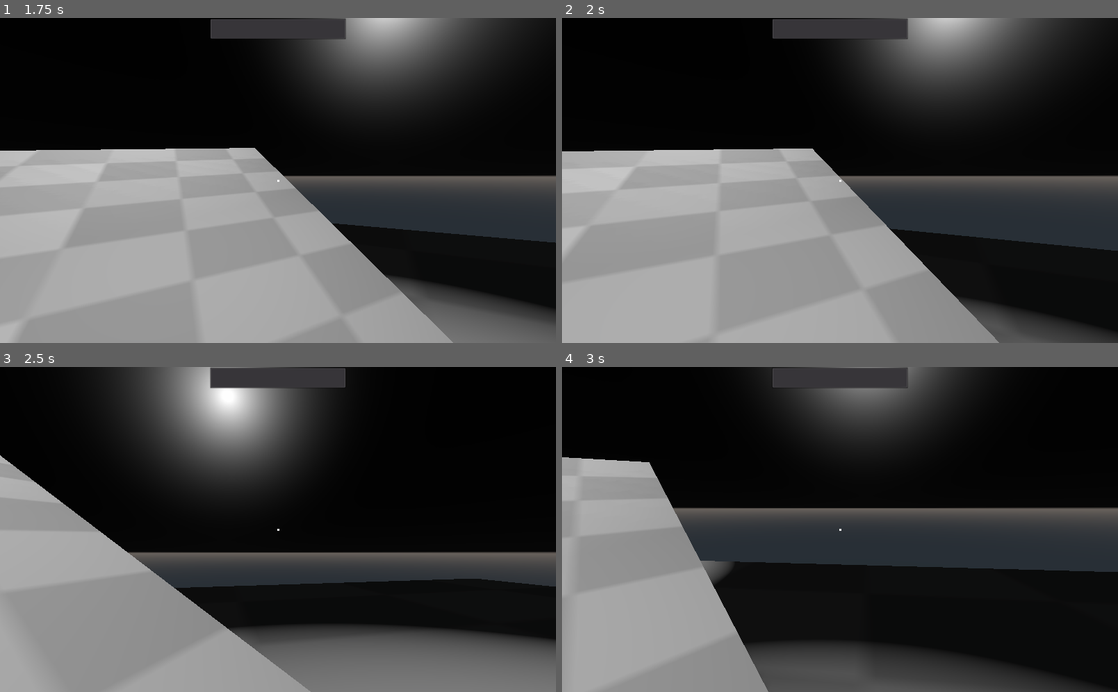
Above: before the commit, frames 1-4 (two rows, left to right).
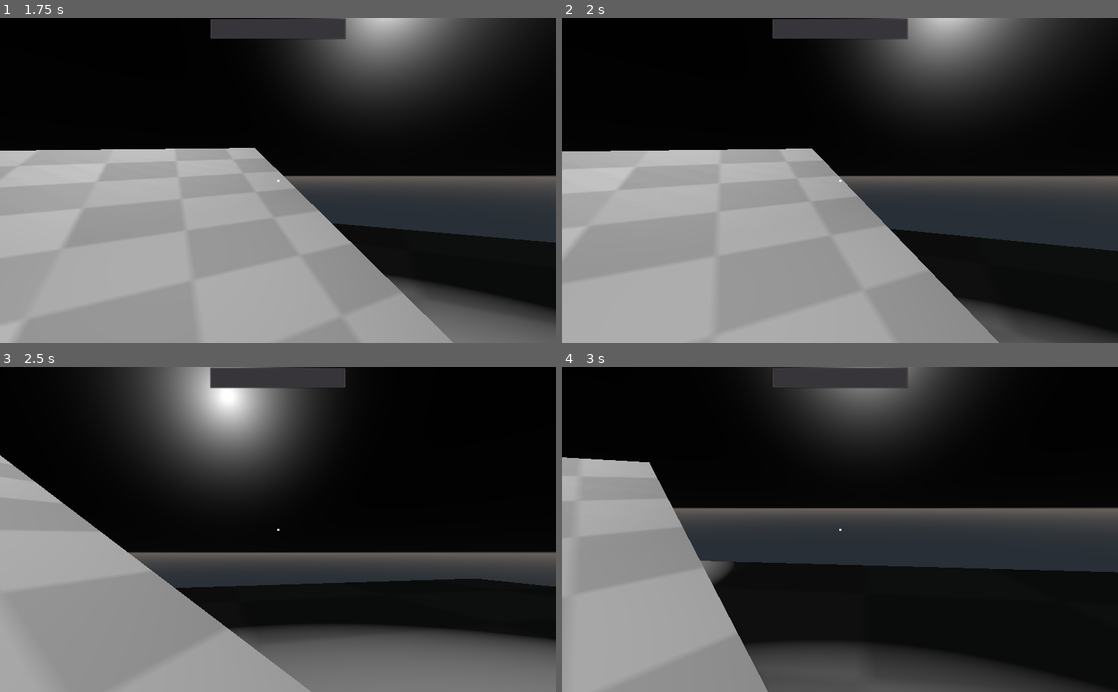
Above: after the commit, the same moments.

Repository: awnagel/Godot-Thief-Controller
Game: Godot game, scene res://scenes/Demo.tscn
The game is run twice, just before and just after one commit, with the same random seed, the same clock (stepped at 60 frames per second) and the same inputs.
Inputs (mouse positions are in pixels of both pictures, inside the frame that each line leads up to):
- Up to frame 1 (1.75 s): tap Enter at 0.5 s; move the mouse to (305, 180) at 0.52 s; hold E (lean) 0.53-1.28 s; hold W (forward) from 0.53 s (still down); tap Shift (sneak) at 0.8, 1.35 s; move the mouse to (250, 180) at 1.27 s; tap E (lean) at 1.55 s
- Up to frame 2 (2 s): keep holding W (forward)
- Up to frame 3 (2.5 s): keep holding W (forward); move the mouse to (289, 523) at 2.02 s; hold Ctrl (crouch) from 2.03 s (still down); tap Shift (sneak) at 2.3 s
- Up to frame 4 (3 s): keep holding W (forward); move the mouse to (834, 536) at 2.77 s; release Ctrl (crouch) at 2.78 s; tap E (lean) at 2.85 s

Frame 1 is identical in both runs. In frame 2, less than 0.1% of the frame differs, in the area x 5-100%, y 40-99%; in frame 3, less than 0.1%; in frame 4, less than 0.1%.
Error in both runs: Invalid get index 'global_transform' (on base: 'null instance'). (res://scripts/LightDetector.gd:21)

Commit message:
Added sound emission and example detector
Added sound emission by sphere area depending on surface texture. Also added basic sound detector.

Diff:
--- a/scenes/Demo.tscn
+++ b/scenes/Demo.tscn
@@ -1,7 +1,8 @@
-[gd_scene load_steps=5 format=2]
+[gd_scene load_steps=6 format=2]
 
 [ext_resource path="res://scenes/Player.tscn" type="PackedScene" id=1]
 [ext_resource path="res://scenes/Worldspawn.tscn" type="PackedScene" id=2]
+[ext_resource path="res://scenes/Sound_Detector.tscn" type="PackedScene" id=3]
 
 [sub_resource type="ProceduralSky" id=1]
 sky_top_color = Color( 0.0666667, 0.0666667, 0.0666667, 1 )
@@ -47,5 +48,6 @@
 environment = SubResource( 2 )
 
 [node name="Player" parent="." instance=ExtResource( 1 )]
-speed = 1.0
-footstep_sounds_folder = "sfx/footsteps/"
+
+[node name="Sound_Detector" parent="." instance=ExtResource( 3 )]
+transform = Transform( 0.0960232, 0, 0, 0, 0.0960232, 0, 0, 0, 0.0960232, 0.95585, 0.394046, 2.31988 )
--- a/scenes/Player.tscn
+++ b/scenes/Player.tscn
@@ -1,7 +1,8 @@
-[gd_scene load_steps=4 format=2]
+[gd_scene load_steps=5 format=2]
 
 [ext_resource path="res://scripts/Player.gd" type="Script" id=1]
 [ext_resource path="res://scenes/LightDetector.tscn" type="PackedScene" id=2]
+[ext_resource path="res://scripts/SoundEmitter.gd" type="Script" id=3]
 
 [sub_resource type="CapsuleShape" id=1]
 
@@ -12,6 +13,9 @@
 [node name="Collider" type="CollisionShape" parent="."]
 transform = Transform( 1, 0, 0, 0, -4.37114e-08, -1, 0, 1, -4.37114e-08, 0, 1.4, 0 )
 shape = SubResource( 1 )
+
+[node name="SurfaceDetector" type="RayCast" parent="."]
+enabled = true
 
 [node name="LightDetector" parent="." instance=ExtResource( 2 )]
 transform = Transform( 4, 0, 0, 0, 4, 0, 0, 0, 3.84615, 0, 0, 0 )
@@ -49,3 +53,8 @@
 }
 
 [node name="Audio" type="AudioStreamPlayer" parent="."]
+
+[node name="SoundEmitter" type="Area" parent="."]
+script = ExtResource( 3 )
+
+[node name="CollisionShape" type="CollisionShape" parent="SoundEmitter"]
--- /dev/null
+++ b/scenes/Sound_Detector.tscn
@@ -0,0 +1,21 @@
+[gd_scene load_steps=6 format=2]
+
+[ext_resource path="res://checkerboard.png" type="Texture" id=1]
+[ext_resource path="res://scripts/Sound_Detector.gd" type="Script" id=2]
+
+[sub_resource type="BoxShape" id=1]
+
+[sub_resource type="CubeMesh" id=2]
+
+[sub_resource type="SpatialMaterial" id=3]
+albedo_texture = ExtResource( 1 )
+
+[node name="Sound_Detector" type="KinematicBody"]
+script = ExtResource( 2 )
+
+[node name="CollisionShape" type="CollisionShape" parent="."]
+shape = SubResource( 1 )
+
+[node name="MeshInstance" type="MeshInstance" parent="."]
+mesh = SubResource( 2 )
+material/0 = SubResource( 3 )
--- a/scripts/Player.gd
+++ b/scripts/Player.gd
@@ -3,6 +3,8 @@
 onready var camera = $Camera
 onready var collider = $Collider
 onready var light_indicator = $Camera/CanvasLayer/LightIndicator
+onready var surface_detector = $SurfaceDetector
+onready var sound_emitter = $SoundEmitter
 onready var audio_player = $Audio
 
 enum {
@@ -42,7 +44,17 @@
 	if lock_mouse:
 		Input.set_mouse_mode(Input.MOUSE_MODE_CAPTURED)
 
+var current_sound_dir : String = ""
+
 func load_footstep_sounds(sound_dir) -> void:
+	if sound_dir == "":
+		return
+
+	if current_sound_dir == sound_dir:
+		return
+
+	current_sound_dir = sound_dir
+
 	if sound_dir.ends_with("/"):
 		sound_dir.erase(sound_dir.length() - 1, 1)
 
@@ -59,6 +71,36 @@
 			footstep_sounds.append(load(sound_dir + "/" + sound))
 		sound = snd_dir.get_next()
 
+func get_surface_texture() -> Dictionary:
+	if surface_detector.get_collider():
+		var mesh = null
+		for node in surface_detector.get_collider().get_children():
+			if node is MeshInstance:
+				if node.mesh != null:
+					mesh = node
+
+		if !mesh:
+			return {}
+
+		if mesh.get_surface_material(0) != null:
+				var path = mesh.get_surface_material(0).albedo_texture.resource_path.split("/")
+				var n = path[path.size() - 1].split(".")[0]
+				if TEXTURE_SOUND_LIB.has(n):
+					return TEXTURE_SOUND_LIB[n]
+
+	return {}
+
+func handle_player_sound_emission() -> void:
+	var result = get_surface_texture()
+
+	if result.size() == 0:
+		return
+
+	sound_emitter.radius = result["amplifier"]
+
+	if result.sfx_folder != "":
+		load_footstep_sounds(result.sfx_folder)
+
 func _input(event) -> void:
 	if event is InputEventMouseMotion:
 		rotation_degrees.y -= event.relative.x * mouse_sens
@@ -72,6 +114,7 @@
 	camera_pos_normal = global_transform.origin + Vector3.UP * bob_reset
 
 	light_indicator.value = light_level
+	sound_emitter.radius = get_surface_texture()
 
 	match state:
 		WALKING:
@@ -106,10 +149,12 @@
 	velocity += speed * move_dir - velocity + Vector3.DOWN * 60 * delta
 	velocity = move_and_slide((velocity * speed_mod) + get_floor_velocity(), Vector3.UP, false, 4, PI, false)
 
+	handle_player_sound_emission()
+
 	if head_bob_enabled and state == WALKING:
 		head_bob(delta)
 
-	if velocity.length() != 0.0 and not audio_player.playing:
+	if velocity.length() > 0.1 and not audio_player.playing:
 		play_footstep_audio()
 
 var time = 0.0
@@ -157,3 +202,12 @@
 	if axis == 0 and diff.length() <= 0.01:
 		state = WALKING
 		return
+
+#Replace the placeholder with the full path of the folder where the specific sound files are stored
+#Don't include res://
+const TEXTURE_SOUND_LIB = {
+	"checkerboard" : {
+		"amplifier" : 5.0,
+		"sfx_folder" : "sfx/footsteps/"
+	}
+}
--- /dev/null
+++ b/scripts/SoundEmitter.gd
@@ -0,0 +1,13 @@
+extends Area
+
+var radius = 1.0
+
+func _process(_delta):
+	if not $CollisionShape.shape is SphereShape:
+		$CollisionShape.shape = SphereShape.new()
+
+	for body in get_overlapping_bodies():
+		if body.has_method("listen"):
+			body.listen(get_parent())
+
+	$CollisionShape.shape.radius = radius
--- /dev/null
+++ b/scripts/Sound_Detector.gd
@@ -0,0 +1,4 @@
+extends KinematicBody
+
+func listen(player):
+	print(player.speed)
